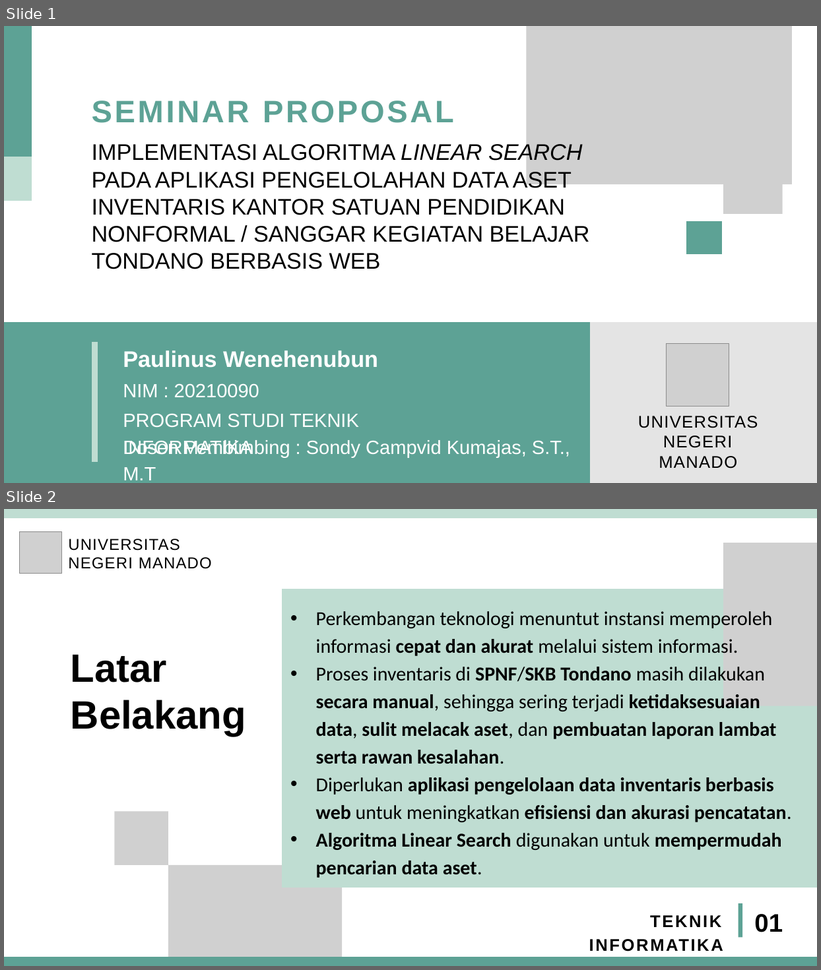
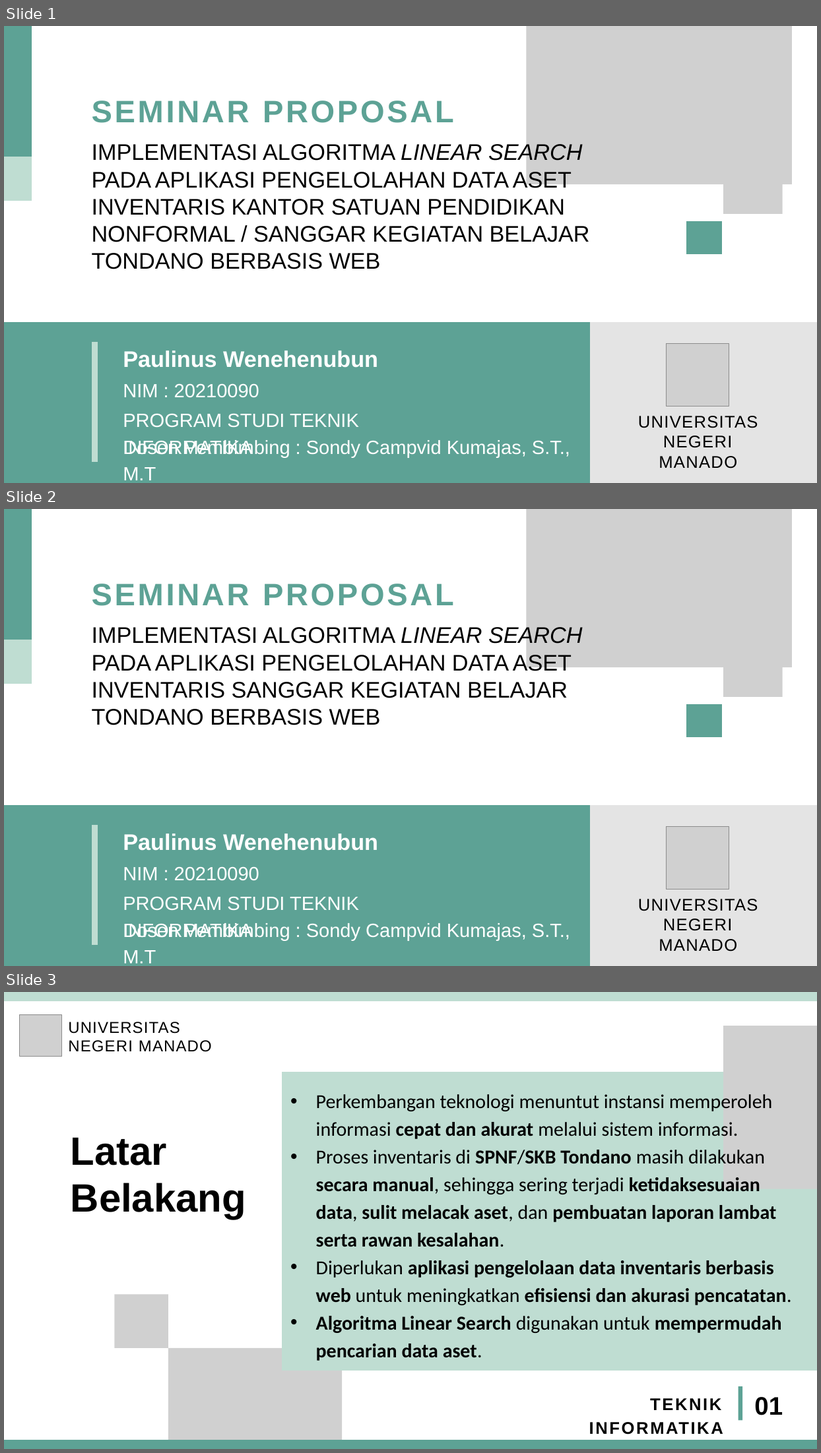
Before and after one commit to paulwenny/MyProposalSkripsi2020, a slide deck: PPT Ujian Proposal - Skripsi/PPT SEMPRO PAULINUS WENEHENUBUN 20210090.pptx. Shown one above the other, each under a label of ours: slides 1 and 2 before the commit, slides 1, 2 and 3 after it. The pictures are 821x970 and 821x1453 pixels, drawn with LibreOffice and Linux fonts; fonts in the diff are those of the drawing; grey boxes stand for pictures. Boxes give left, top, right and bottom in pixels: in the first picture for what was removed or moved away, otherwise in the second. Text is boxed around its words. In the diff, an @@ line names an element or a change of style, - is before the commit and + after.

Commit message:
EDIT : SEMPRO << PPT SEMPRO PAULINUS WENEHENUBUN 20210090.pptx

```diff
--- a/PPT Ujian Proposal - Skripsi/PPT SEMPRO PAULINUS WENEHENUBUN 20210090.pptx
+++ b/PPT Ujian Proposal - Skripsi/PPT SEMPRO PAULINUS WENEHENUBUN 20210090.pptx
@@ slide 2 added at (4,509,817,966), background #FFFFFF @@
@@ freeform shape added at (4,509,32,640), fill #5DA295 @@
@@ picture added at (527,509,792,667) @@
@@ text added at (92,584,454,606), 55 pt, text #5DA295, bold @@
+SEMINAR PROPOSAL
@@ text added at (92,625,582,725), 40 pt, text #000000 @@
+IMPLEMENTASI ALGORITMA LINEAR SEARCH PADA APLIKASI PENGELOLAHAN DATA ASET INVENTARIS SANGGAR KEGIATAN BELAJAR TONDANO BERBASIS WEB
@@ freeform shape added at (4,640,32,684), fill #BFDDD2 @@
@@ picture added at (723,638,783,697) @@
@@ freeform shape added at (686,704,722,737), fill #5DA295 @@
@@ freeform shape added at (4,805,590,966), fill #5DA295 @@
@@ freeform shape added at (580,805,817,966), fill #E4E4E4 @@
@@ freeform shape added at (91,825,98,945), fill #BFDDD2 @@
@@ text added at (123,834,378,851), 40 pt, text #FFFFFF, bold @@
+Paulinus Wenehenubun
@@ picture added at (666,827,729,890) @@
@@ text added at (123,867,259,881), 34 pt, text #FFFFFF @@
+NIM : 20210090
@@ text added at (123,896,359,938), 34 pt, text #FFFFFF @@
+PROGRAM STUDI TEKNIK INFORMATIKA
@@ text added at (638,899,758,952), 30 pt, text #000000 @@
+UNIVERSITAS
+NEGERI MANADO
@@ text added at (123,923,570,964), 34 pt, text #FFFFFF @@
+Dosen Pembimbing : Sondy Campvid Kumajas, S.T., M.T
@@ what was slide 2 is now slide 3 @@
```
Also in this commit, not shown: 1 slide changed.
